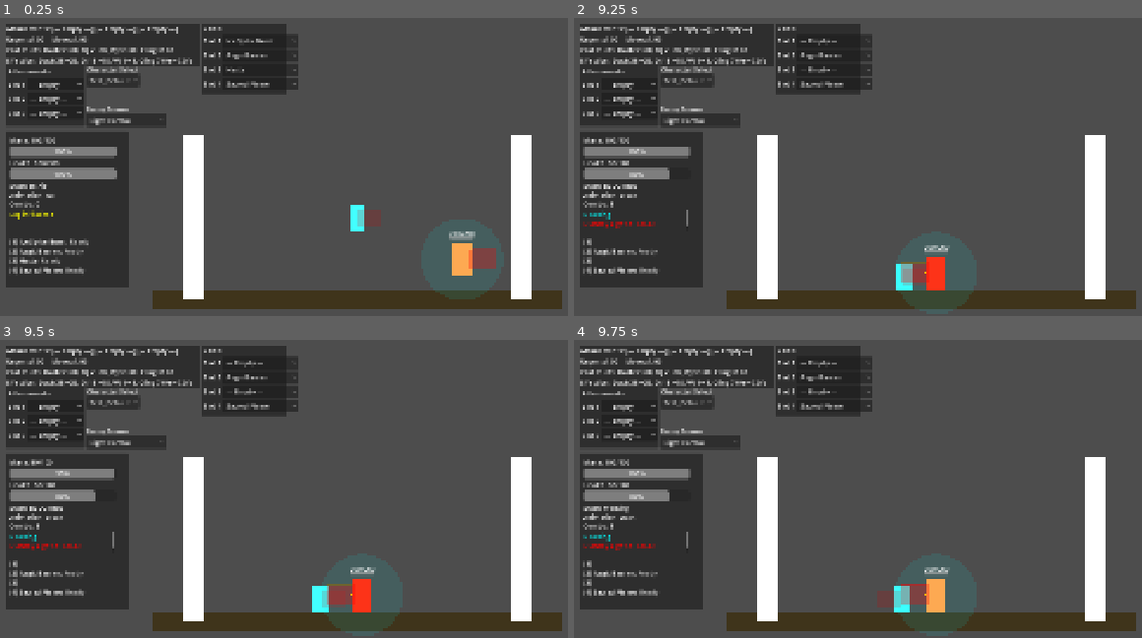
Above: before the commit, frames 1-4 (two rows, left to right).
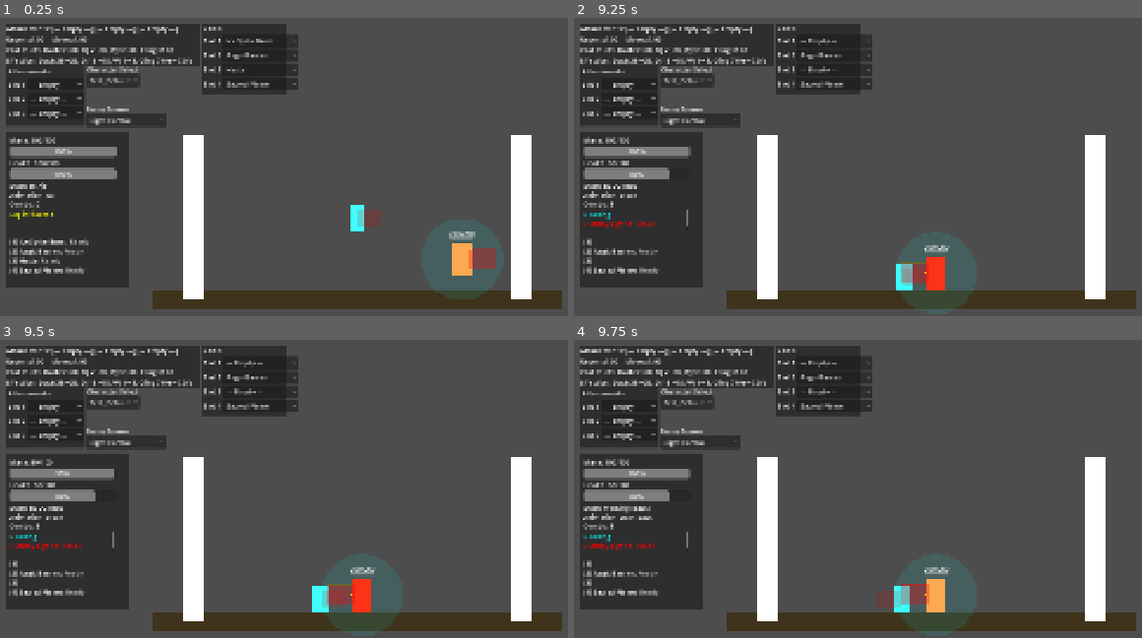
Above: after the commit, the same moments.

Repository: Korasyl/ManaBrawl
Game: Godot game, scene res://scenes/test_environment/test_environment.tscn
Two runs of this game, one before a commit and one after it. Both use one fixed random seed, a clock stepped at 60 frames per second and the inputs below.
Inputs (mouse positions are in pixels of both pictures, inside the frame that each line leads up to):
- Up to frame 1 (0.25 s): no input
- Up to frame 2 (9.25 s): click "— Empty —" at 0.5 s; click "— Empty —" at 1.25 s; click "— Empty —" at 2 s; click "Test_Default" at 2.75 s; click "Light Combo" at 3.5 s; click "Ice Spike Burst" at 4.25 s; click "Aegis Barrier" at 5 s; click "Haste" at 5.75 s; click "Sacred Flame" at 6.5 s; move the mouse to (1102, 71) at 7.27 s; hold S (crouch) 7.28-8.03 s; hold D (move_right) 7.28-8.78 s; tap W (jump) at 7.52, 8.27 s; tap Shift (sprint) at 7.55, 8.1, 9.05 s; move the mouse to (772, 116) at 8.02 s; tap S (crouch) at 8.3 s; move the mouse to (outside the picture) at 8.77 s; hold A (move_left) from 8.78 s (still down); hold Alt (block) from 8.78 s (still down)
- Up to frame 3 (9.5 s): keep holding A (move_left); keep holding Alt (block)
- Up to frame 4 (9.75 s): move the mouse to (892, 503) at 9.52 s; release A (move_left) at 9.53 s; release Alt (block) at 9.53 s; hold D (move_right) from 9.53 s (still down); tap S (crouch) at 9.6 s

Frames 1-3 are identical in both runs. In frame 4, less than 0.1% of the frame differs, in the area x 9-14%, y 55-61%.

Commit message:
Add backward animation states for walk, sprint, and crouchwalk
Derives backward movement by comparing input direction against
mouse-aim facing direction (flip_h). Adds six animation states:
walk_back, sprint_back, crouchwalk_back alongside their forward
counterparts. HUD appends "(Back)" suffix to movement states when
moving away from aim direction.

https://claude.ai/code/session_01LHopaQ4BnuNrvqAx9Un1At

Diff:
--- a/characters/player.gd
+++ b/characters/player.gd
@@ -586,14 +586,19 @@
 		state = "Charging Boost (%.1fs)" % crouch_boost_charge_timer
 	elif crouch_boost_window_timer > 0:
 		state = "Boost Window (%.1fs)" % crouch_boost_window_timer
-	elif is_sprinting:
-		state = "Sprinting"
-	elif is_crouchwalking:
-		state = "Crouchwalking"
+	elif is_sprinting or is_crouchwalking or abs(velocity.x) > 5.0:
+		var move_input := Input.get_axis("move_left", "move_right")
+		var fsign := -1.0 if animated_sprite.flip_h else 1.0
+		var back := move_input != 0 and (move_input * fsign) < 0
+		var suffix := " (Back)" if back else ""
+		if is_sprinting:
+			state = "Sprinting" + suffix
+		elif is_crouchwalking:
+			state = "Crouchwalking" + suffix
+		else:
+			state = "Walking" + suffix
 	elif is_crouching:
 		state = "Crouching"
-	elif abs(velocity.x) > 5.0:
-		state = "Walking"
 
 	debug_hud.update_state(state)
 
@@ -752,6 +757,11 @@
 
 	# Determine which animation to play based on state
 	var anim = "idle"
+
+	# Derive backward movement: moving opposite to mouse-aim facing direction
+	var move_input := Input.get_axis("move_left", "move_right")
+	var facing_sign := -1.0 if animated_sprite.flip_h else 1.0
+	var moving_backward := move_input != 0 and (move_input * facing_sign) < 0
 
 	if is_flinched or is_staggered:
 		anim = "hit"
@@ -778,15 +788,15 @@
 		else:
 			anim = "fall"
 	elif is_crouchwalking:
-		anim = "crouchwalk"
+		anim = "crouchwalk_back" if moving_backward else "crouchwalk"
 	elif is_crouching or crouch_boost_charged or crouch_boost_charge_timer > 0:
 		anim = "crouch"
 	elif abs(velocity.x) > 0:
 		# Moving on ground
 		if is_sprinting:
-			anim = "sprint"
+			anim = "sprint_back" if moving_backward else "sprint"
 		else:
-			anim = "walk"
+			anim = "walk_back" if moving_backward else "walk"
 	else:
 		anim = "idle"
 
